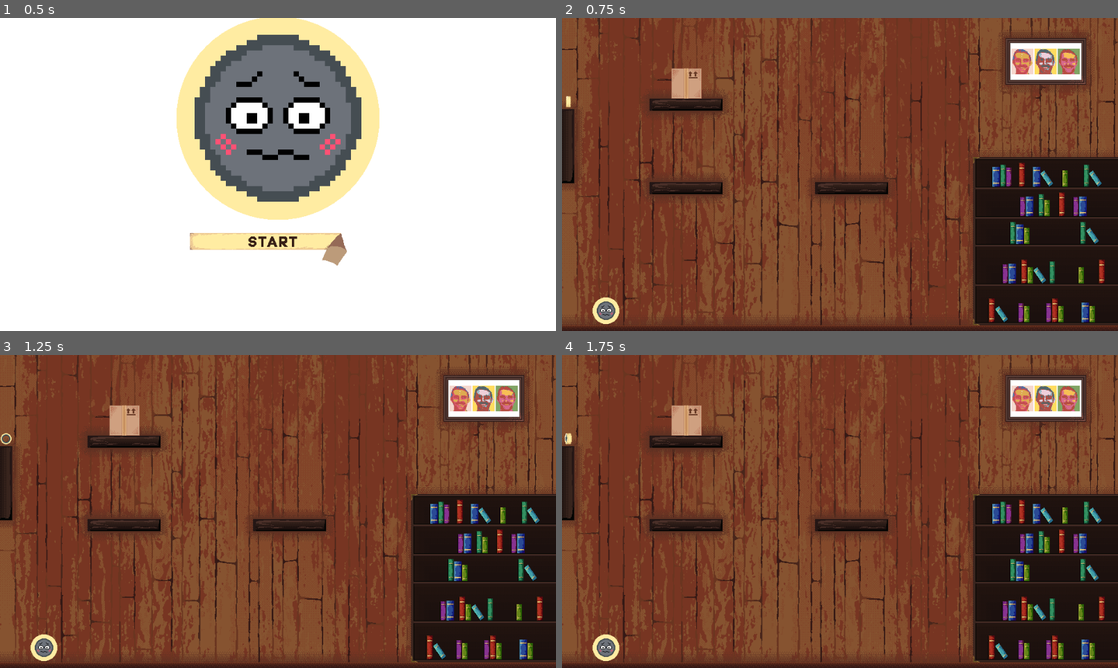
Above: before the commit, frames 1-4 (two rows, left to right).
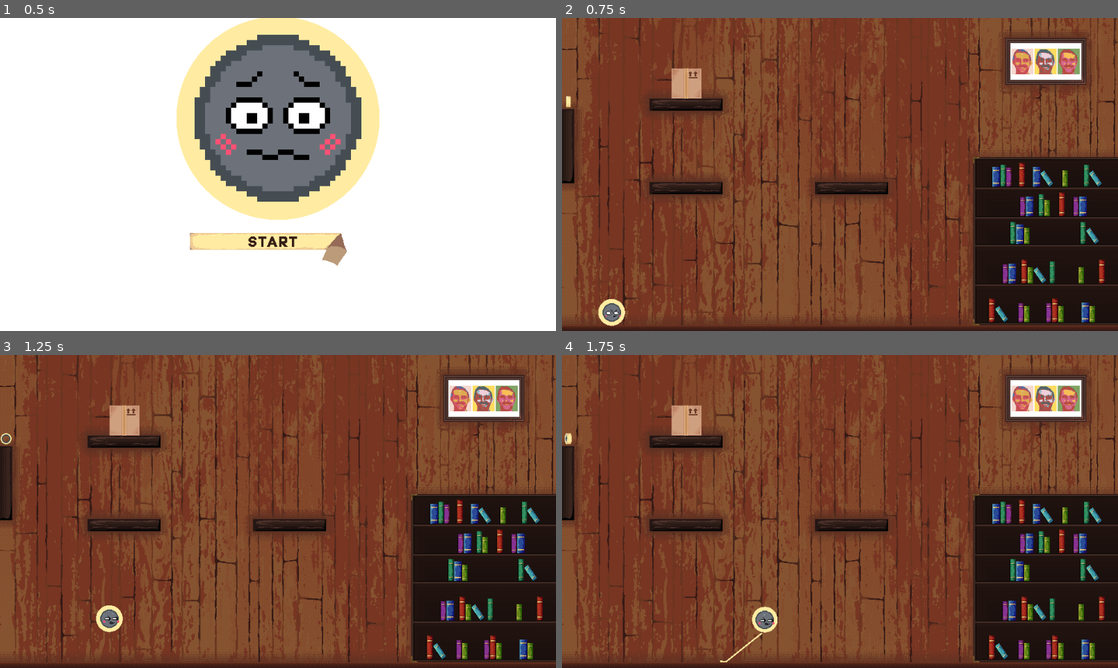
Above: after the commit, the same moments.

Repository: NAERNON/ggj-2026-mask
Game: Godot game, scene res://scenes/main.tscn
The game is run twice, just before and just after one commit, with the same random seed, the same clock (stepped at 60 frames per second) and the same inputs.
Inputs:
- Up to frame 1 (0.5 s): no input
- Up to frame 2 (0.75 s): tap Enter (ui_accept) at 0.5 s; hold D (move_tape_right) from 0.53 s (still down); hold R (move_tape_reroll) from 0.53 s (still down)
- Up to frame 3 (1.25 s): keep holding D (move_tape_right); keep holding R (move_tape_reroll); tap Space (move_tape_jump) at 0.77 s
- Up to frame 4 (1.75 s): release D (move_tape_right) at 1.28 s; release R (move_tape_reroll) at 1.28 s; hold S (move_tape_down) from 1.28 s (still down); tap G (tape_switch_grip) at 1.35 s; tap Space (move_tape_jump) at 1.52 s

Frame 1 is identical in both runs. In frame 2, 0.3% of the frame differs, in the area x 5-12%, y 89-99%; in frame 3, 0.7%; in frame 4, 0.7%, in the area x 5-39%, y 80-99%.
Error before the commit: Invalid call. Nonexistent function 'start' in base 'AudioStreamPlayer'. (res://scenes/main.gd:227)

Commit message:
Fix bug audio

Diff:
--- a/scenes/main.gd
+++ b/scenes/main.gd
@@ -224,5 +224,5 @@
 func _on_start_menu_start_game() -> void :
 	start_menu.visible = false
 	menu_music.stop()
-	main_music.start()
+	main_music.play()
 	masking_tape.process_mode = Node.PROCESS_MODE_INHERIT
